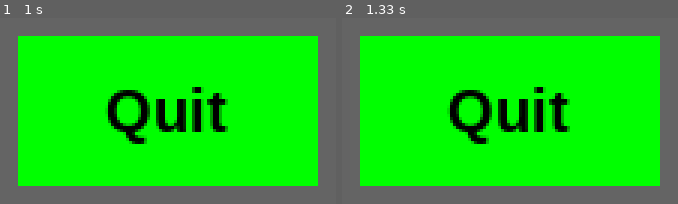
Above: before the commit, frames 1-2 (left to right).
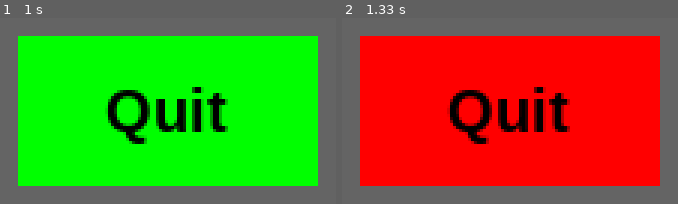
Above: after the commit, the same moments.

Repository: SairamNarsimhaReddyYadla/pygame-game_mechanics-python_programming
Game: pygame game, started from Basics/HelloButton.py
Two runs of this game, one before a commit and one after it. Both use one fixed random seed, a clock stepped at 60 frames per second and the inputs below.
Inputs (mouse positions are in pixels of both pictures, inside the frame that each line leads up to):
- Up to frame 1 (1 s): press the mouse at (outside the picture) at 0.37 s; move the mouse to (outside the picture) at 0.47 s; release the mouse at (outside the picture) at 0.6 s
- Up to frame 2 (1.33 s): press the mouse at (outside the picture) at 1.2 s; move the mouse to (405, 86) at 1.3 s

Frame 1 is identical in both runs. In frame 2, 69% of the frame differs, in the area x 5-95%, y 9-91%.

Commit message:
Button overlay fix

Diff:
--- a/Basics/HelloButton.py
+++ b/Basics/HelloButton.py
@@ -30,6 +30,7 @@
 
 
 game_over = False
+x, y = 0, 0
 
 while not game_over:
     for event in pygame.event.get():
@@ -40,8 +41,15 @@
             if(button_rect[0] <= x <= button_rect[0] + button_rect[2] and
             button_rect[1] <= y <= button_rect[1] + button_rect[3]):
                 game_over = True
+        if event.type == pygame.MOUSEMOTION:
+            x, y = event.pos
 
-    pygame.draw.rect(screen, buttom_colour, button_rect)
+    if(button_rect[0] <= x <= button_rect[0] + button_rect[2] and
+            button_rect[1] <= y <= button_rect[1] + button_rect[3]):
+        pygame.draw.rect(screen, button_over_colour, button_rect)
+    else:
+        pygame.draw.rect(screen, buttom_colour, button_rect)
+
     screen.blit(button_text,
             (button_rect[0] + (button_width - button_text.get_width())/2,
                 (button_rect[1] + (button_height/2 - button_text.get_height()/2))))
